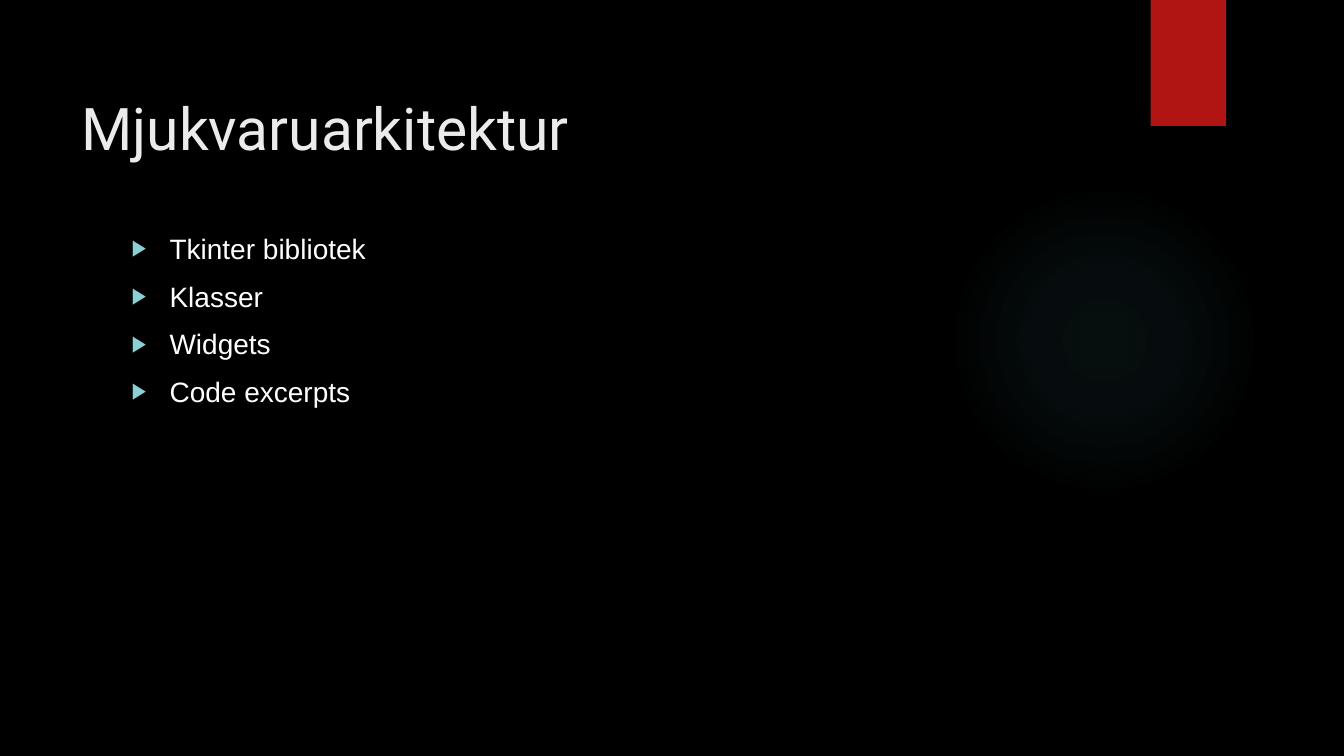
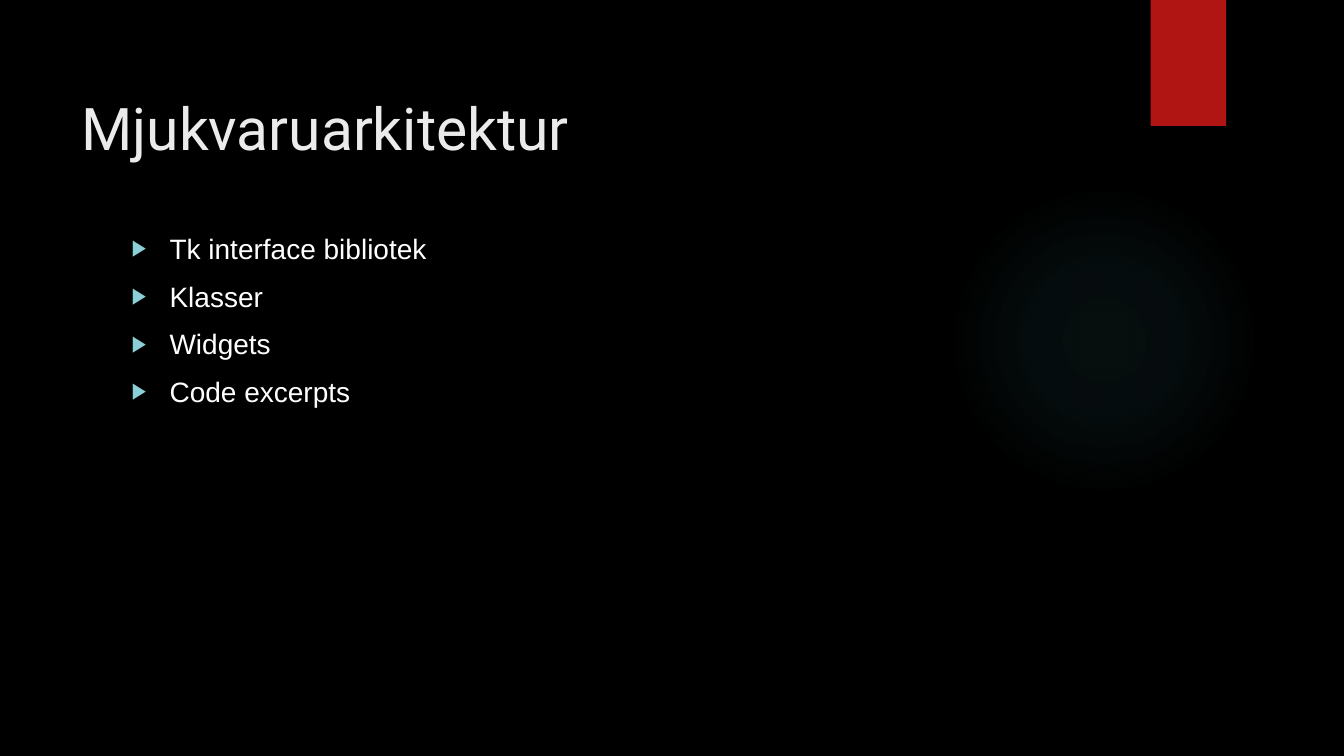
Before and after one commit to hamadaio/magic-mirror-project, a slide deck: slide 6 of pitch_group_mirror.pptx (slide 5 before the commit). Drawn at 1344x756 pixels with LibreOffice and Linux fonts; fonts in the diff are those of the drawing; background and template pictures are left out. Boxes give left, top, right and bottom in pixels: in the first picture for what was removed or moved away, otherwise in the second. Text is boxed around its words. In the diff, an @@ line names an element or a change of style, - is before the commit and + after.

```diff
--- a/pitch_group_mirror.pptx
+++ b/pitch_group_mirror.pptx
@@ text at (170,238,427,260): text changed @@
-▶ Tkinter bibliotek
+▶ Tk interface bibliotek
```
Also in this commit, not shown: 1 other slide changed, 4 slides added, 1 slide removed.
